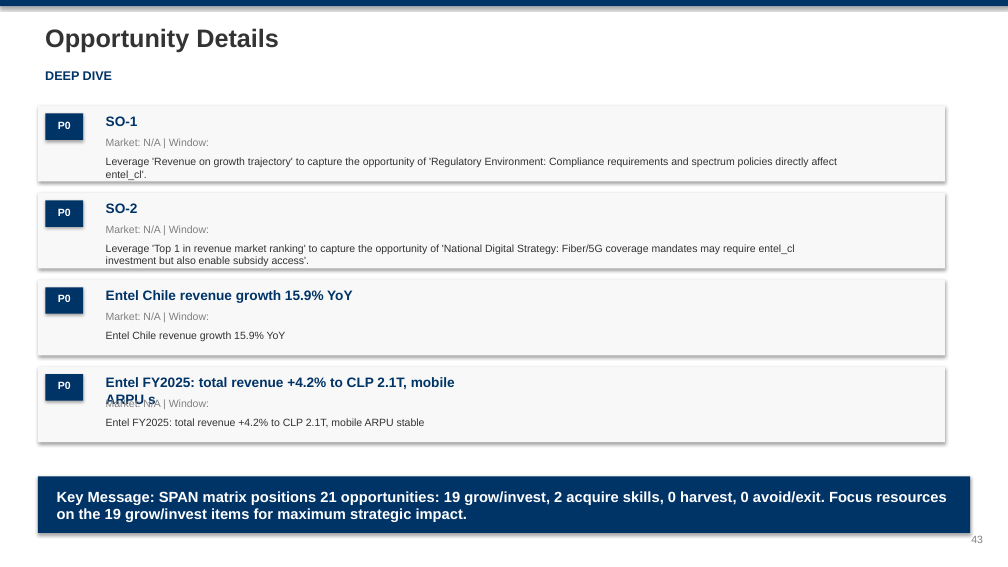
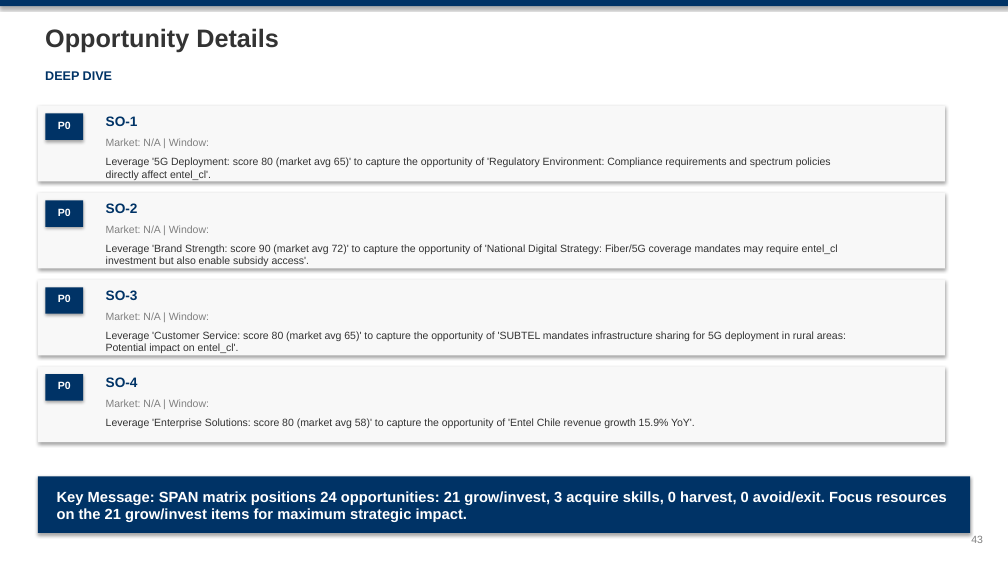
Before and after one commit to mypinseeker/BLM-Financial-Report-Analysis, a slide deck: slide 43 of reports/chile/entel_cl/CQ4_2025/blm_entel_cl_analysis_cq4_2025.pptx. Drawn at 1008x567 pixels with LibreOffice and Linux fonts; fonts in the diff are those of the drawing. Boxes give left, top, right and bottom in pixels: in the first picture for what was removed or moved away, otherwise in the second. Text is boxed around its words. In the diff, an @@ line names an element or a change of style, - is before the commit and + after.

```diff
--- a/reports/chile/entel_cl/CQ4_2025/blm_entel_cl_analysis_cq4_2025.pptx
+++ b/reports/chile/entel_cl/CQ4_2025/blm_entel_cl_analysis_cq4_2025.pptx
@@ text at (106, 157, 831, 180): text changed @@
-Leverage 'Revenue on growth trajectory' to capture the opportunity of 'Regulatory Environment: Compliance requirements and spectrum policies directly affect entel_cl'.
+Leverage '5G Deployment: score 80 (market avg 65)' to capture the opportunity of 'Regulatory Environment: Compliance requirements and spectrum policies directly affect entel_cl'.
@@ text at (106, 244, 838, 266): text changed @@
-Leverage 'Top 1 in revenue market ranking' to capture the opportunity of 'National Digital Strategy: Fiber/5G coverage mandates may require entel_cl investment but also enable subsidy access'.
+Leverage 'Brand Strength: score 90 (market avg 72)' to capture the opportunity of 'National Digital Strategy: Fiber/5G coverage mandates may require entel_cl investment but also enable subsidy access'.
@@ text at (106, 290, 138, 300): text changed @@
-Entel Chile revenue growth 15.9% YoY
+SO-3
@@ text at (106, 331, 846, 353): text changed @@
-Entel Chile revenue growth 15.9% YoY
+Leverage 'Customer Service: score 80 (market avg 65)' to capture the opportunity of 'SUBTEL mandates infrastructure sharing for 5G deployment in rural areas: Potential impact on entel_cl'.
@@ text at (106, 377, 138, 387): text changed @@
-Entel FY2025: total revenue +4.2% to CLP 2.1T, mobile ARPU s
+SO-4
@@ text at (106, 418, 695, 428): text changed @@
-Entel FY2025: total revenue +4.2% to CLP 2.1T, mobile ARPU stable
+Leverage 'Enterprise Solutions: score 80 (market avg 58)' to capture the opportunity of 'Entel Chile revenue growth 15.9% YoY'.
@@ text at (57, 491, 946, 522): text changed @@
-Key Message: SPAN matrix positions 21 opportunities: 19 grow/invest, 2 acquire skills, 0 harvest, 0 avoid/exit. Focus resources on the 19 grow/invest items for maximum strategic impact.
+Key Message: SPAN matrix positions 24 opportunities: 21 grow/invest, 3 acquire skills, 0 harvest, 0 avoid/exit. Focus resources on the 21 grow/invest items for maximum strategic impact.
```
Also in this commit, not shown: 12 other slides changed, 15 other files.
